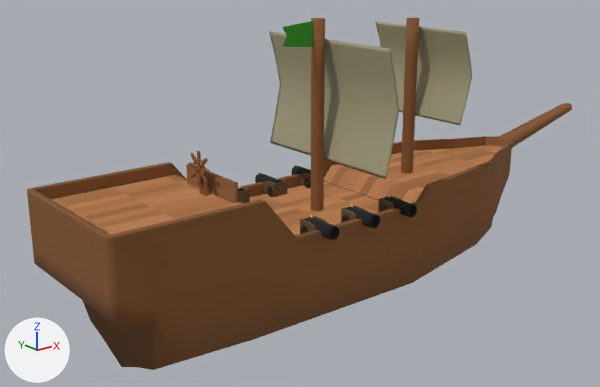
Renders of the Blender file PiratesAndParabolas/Assets/Ships+/BigShip.blend from each side of a commit.
Rendered twice from a camera (50 mm lens) standing at (-54.2, -90.0, 30.9) and looking at (1.8, -20.1, 2.9). The axes (+X, +Y, +Z) are drawn at lower left. The lights are the same throughout.
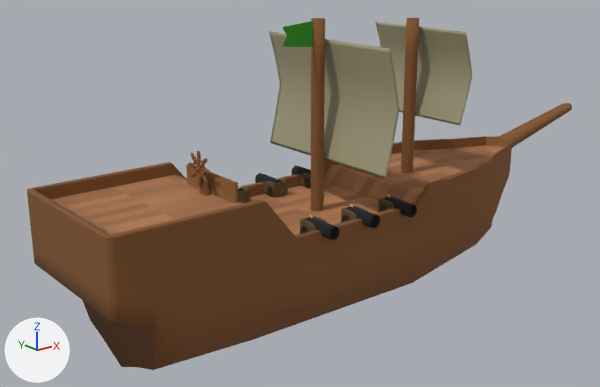
What differs and where, as boxes [x1, y1, x2, y2] in the pictures (600 x 387 px):
'Ship.001', surface changed: [50, 140, 499, 237] in both

Diff of the bpy script that builds the scene:
```diff
--- a/PiratesAndParabolas/Assets/Ships+/BigShip.blend.py
+++ b/PiratesAndParabolas/Assets/Ships+/BigShip.blend.py
@@ mat_deck_003 @@
 mat_deck_003 = bpy.data.materials.new('Deck.003')
-# nodes: OutputMaterial, TexImage
-# uses the picture img_deck
+# nodes: BsdfPrincipled, Mapping, OutputMaterial, TexBrick, TexCoord
+# colours: orange #b57b52, brown #8f6140, brown #906342
```
